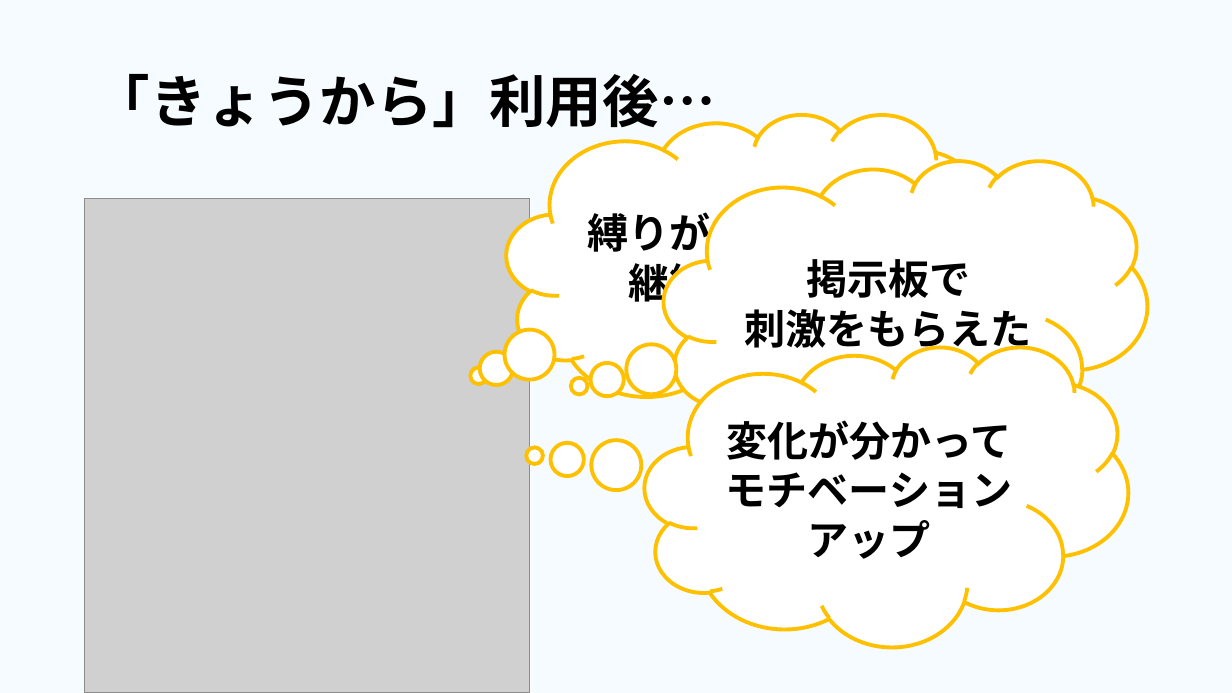
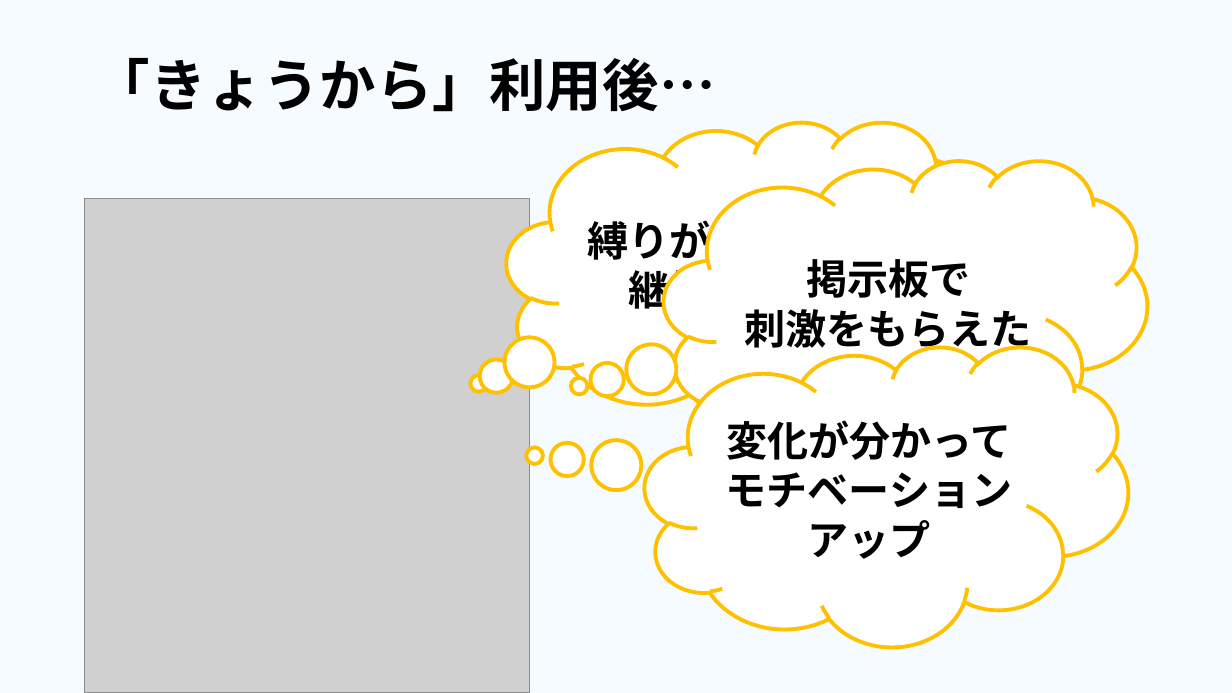
Before and after one commit to dojo2023/E-4, a slide deck: slide 21 of 共有用フォルダー/成果発表.pptx (slide 17 before the commit). Drawn at 1232x693 pixels with LibreOffice and Linux fonts; fonts in the diff are those of the drawing; grey boxes stand for pictures. Boxes give left, top, right and bottom in pixels: in the first picture for what was removed or moved away, otherwise in the second. Text is boxed around its words. In the diff, an @@ line names an element or a change of style, - is before the commit and + after.

```diff
--- a/共有用フォルダー/成果発表.pptx
+++ b/共有用フォルダー/成果発表.pptx
@@ title "「きょうから」利用後…" rewrapped from (94, 74, 716, 137) to (94, 58, 716, 112) @@
@@ thought cloud "縛りがないから継続できた": place and size @@
-thought cloud "縛りがないから継続できた" at (506, 114, 990, 414)
+thought cloud "縛りがないから継続できた" at (506, 122, 990, 422)
```
Also in this commit, not shown: 1 other slide changed, 4 slides added.
